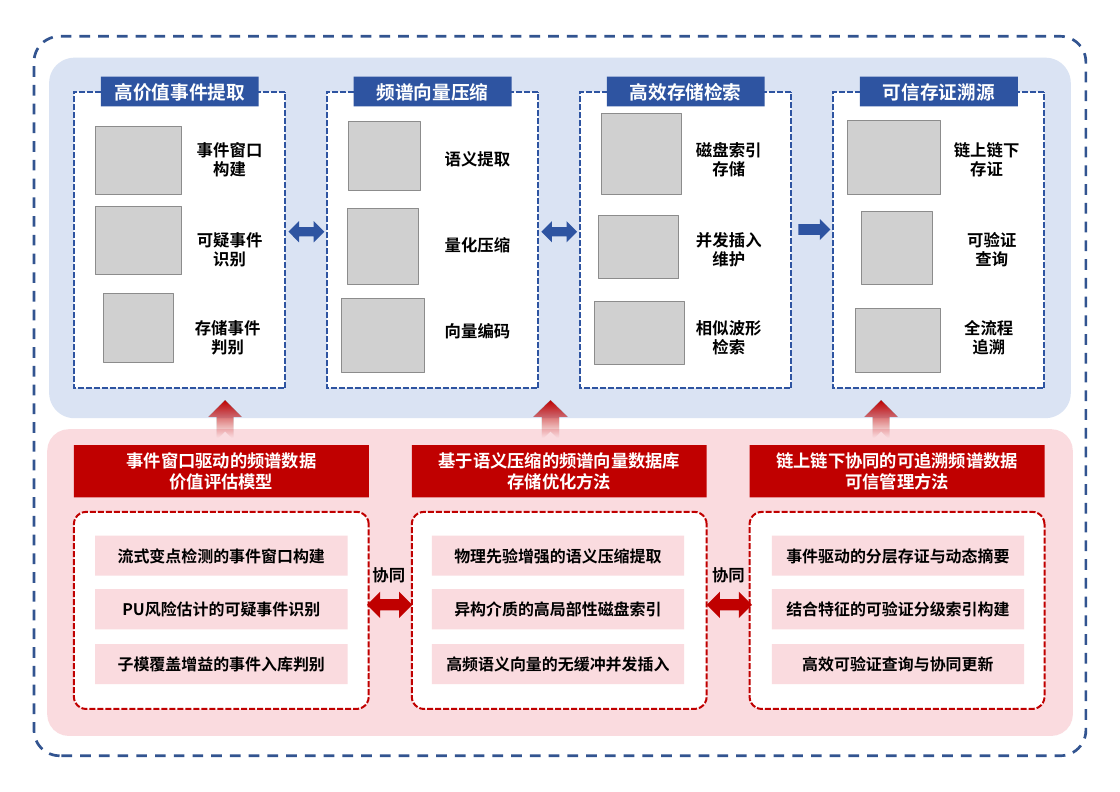
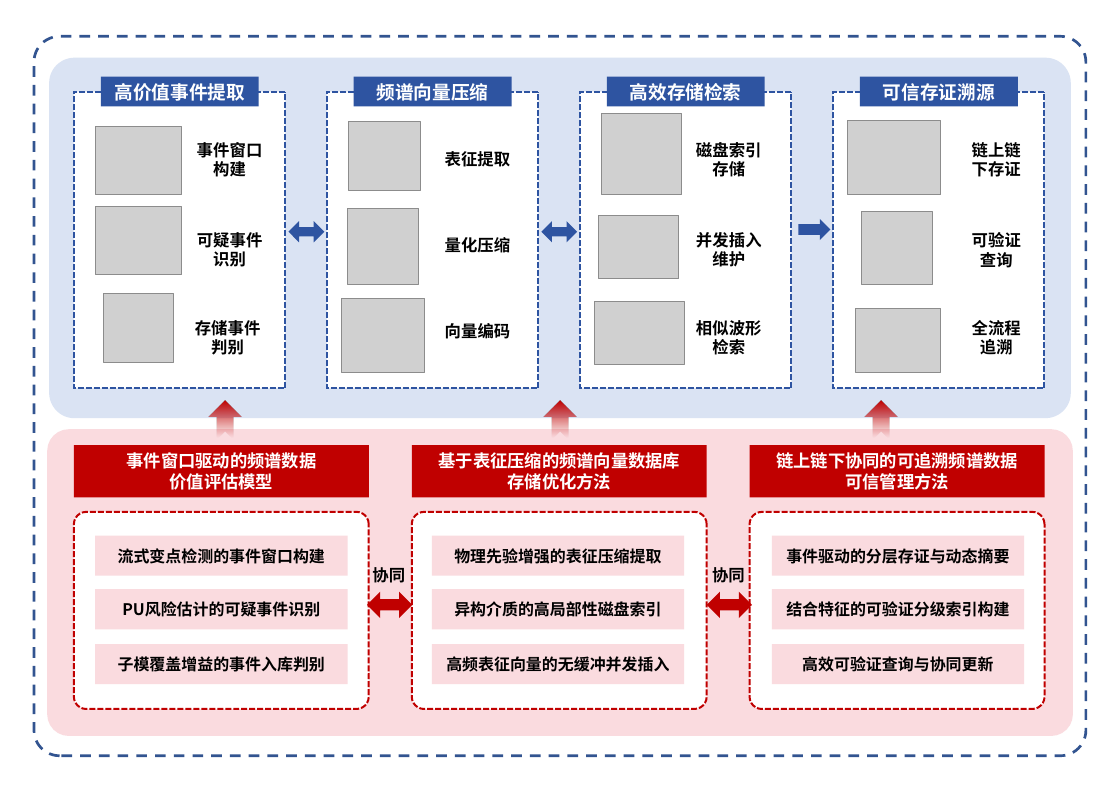
Before and after one commit to yeshu8zpf/NSFC_MCI, a slide deck: slide 1 of 军民融合/ppt/2.pptx. Drawn at 1120x792 pixels with LibreOffice and Linux fonts; fonts in the diff are those of the drawing; grey boxes stand for pictures. Boxes give left, top, right and bottom in pixels: in the first picture for what was removed or moved away, otherwise in the second. Text is boxed around its words. In the diff, an @@ line names an element or a change of style, - is before the commit and + after.

```diff
--- a/军民融合/ppt/2.pptx
+++ b/军民融合/ppt/2.pptx
@@ text "链上链下存证" rewrapped from (954,142,1020,177) to (972,142,1021,177) @@
@@ text at (445,151,511,167): text changed @@
-语义提取
+表征提取
@@ text "可验证": place and size @@
-text "可验证" at (967,232,1016,267)
+text "可验证" at (972,232,1021,268)
@@ text "全流程": place and size @@
-text "全流程" at (964,320,1013,355)
+text "全流程" at (972,320,1021,355)
@@ notched right arrow: place and size @@
-notched right arrow at (534,400,567,440)
+notched right arrow at (543,400,577,440)
@@ text in rectangle at (439,452,681,469): text changed @@
-基于语义压缩的频谱向量数据库
+基于表征压缩的频谱向量数据库
@@ text in rounded rectangle at (454,548,661,564): text changed @@
-物理先验增强的语义压缩提取
+物理先验增强的表征压缩提取
@@ text in rounded rectangle at (446,656,669,672): text changed @@
-高频语义向量的无缓冲并发插入
+高频表征向量的无缓冲并发插入
```
Also in this commit, not shown: 1 other file.
